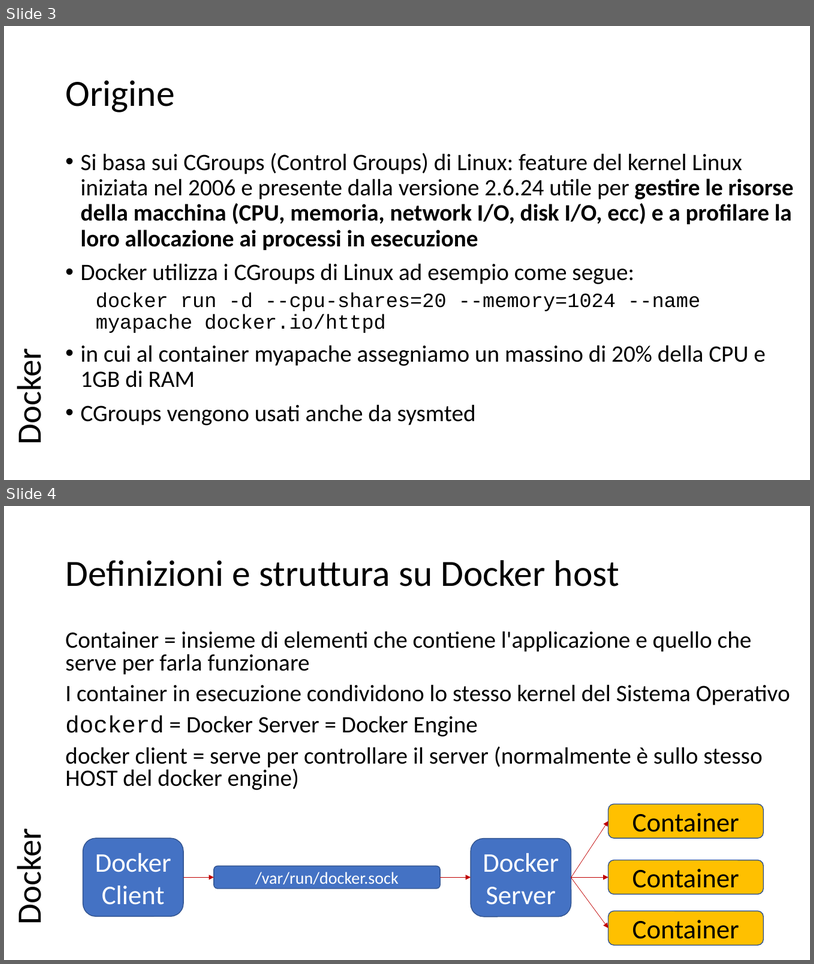
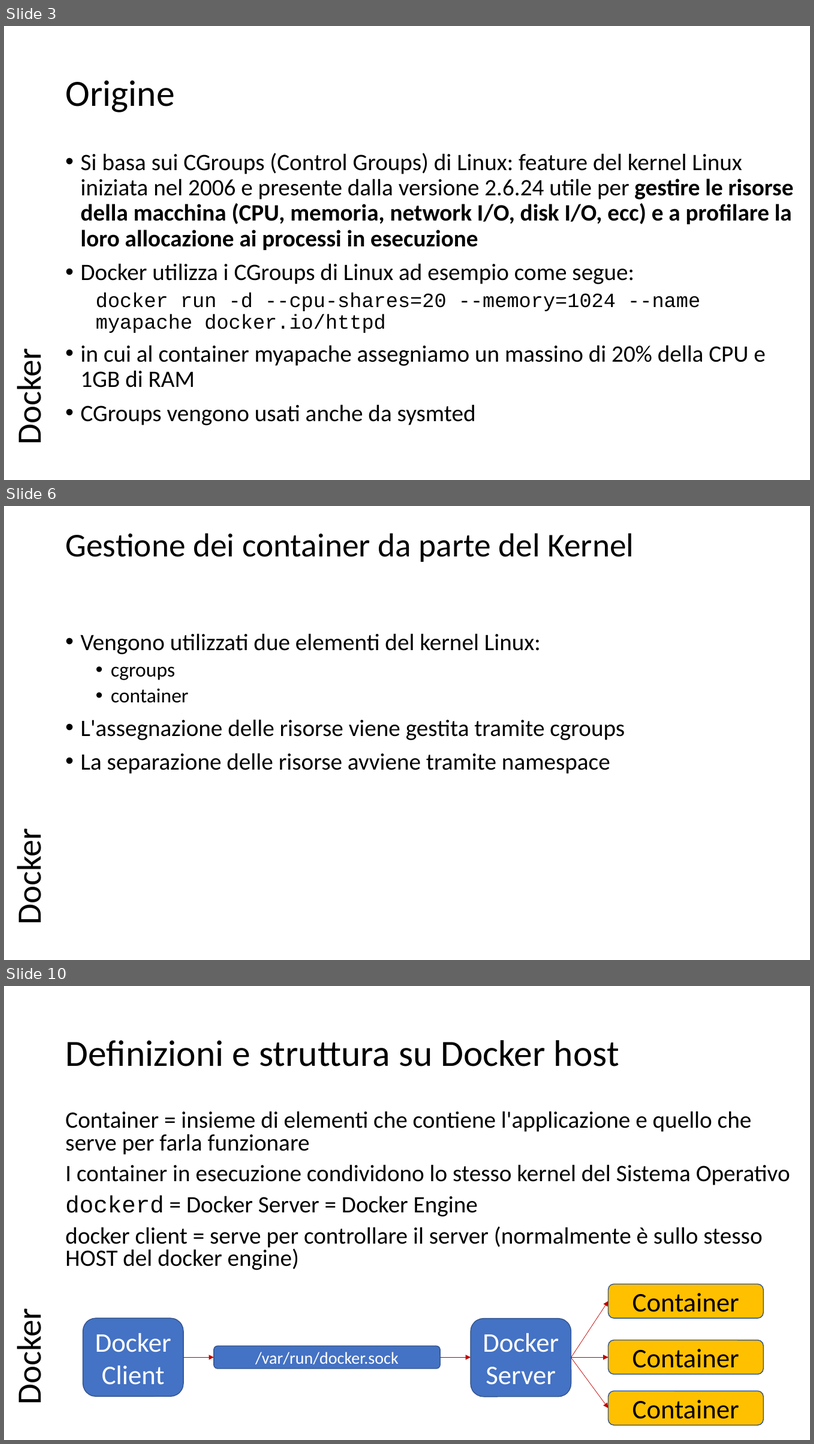
Before and after one commit to scastagnoli/academySisal, a slide deck: docker.pptx. Shown one above the other, each under a label of ours: slides 3 and 4 before the commit, slides 3, 6 and 10 after it; the slides between them are not shown. The pictures are 814x964 and 814x1444 pixels, drawn with LibreOffice and Linux fonts; fonts in the diff are those of the drawing. Boxes give left, top, right and bottom in pixels: in the first picture for what was removed or moved away, otherwise in the second. Text is boxed around its words. In the diff, an @@ line names an element or a change of style, - is before the commit and + after.

```diff
--- a/docker.pptx
+++ b/docker.pptx
@@ slide 6 added at [4, 506, 810, 960], background #FFFFFF @@
@@ title added at [65, 533, 634, 562], 39.6 pt, text #000000 @@
+Gestione dei container da parte del Kernel
@@ text added at [81, 633, 625, 774], 28 pt, text #000000 @@
+• Vengono utilizzati due elementi del kernel Linux:
+  • cgroups
+  • container
+• L'assegnazione delle risorse viene gestita tramite cgroups
+• La separazione delle risorse avviene tramite namespace
@@ text added at [8, 837, 50, 921], 40.7 pt, text #000000 @@
+Docker
@@ what was slide 4 is now slide 10 @@
```
Also in this commit, not shown: 5 other slides added.
